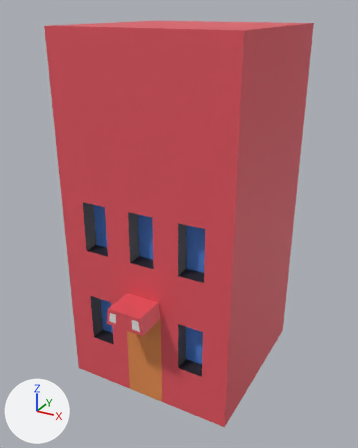
Before and after pictures for a commit that changed the Blender file Art/house.blend.
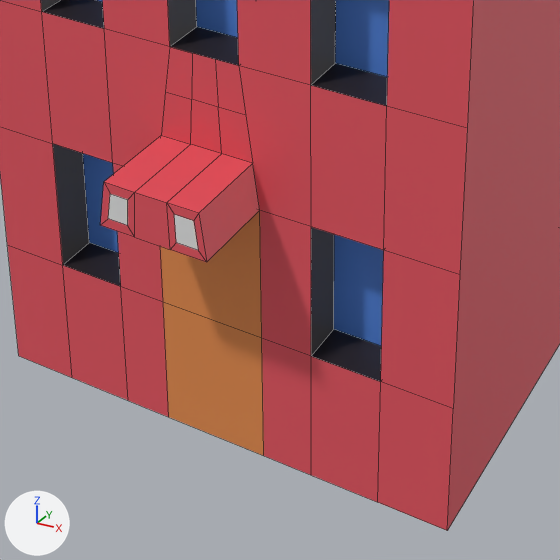
Each version appears first whole from a 50 mm lens placed at (12.57, -23.88, 20.84), pointed at (0.06, -1.12, 9.46), and next in a close-up on the part from 20% to 73% of the width and 55% to 98% of the height. The axes (+X, +Y, +Z) are drawn at lower left. The lights are the same throughout. The close-ups show mesh edges as thin lines.
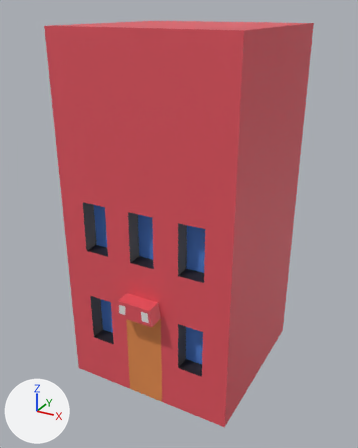
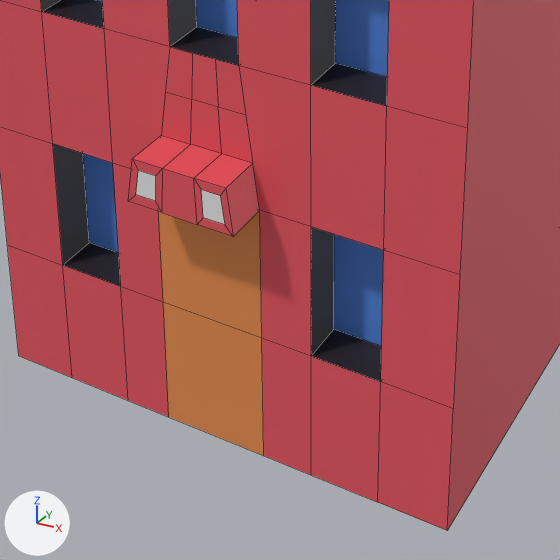
The change, as a diff of the scene's bpy script:
```diff
--- a/Art/house.blend.py
+++ b/Art/house.blend.py
@@ me_cube @@
 me_cube.from_pydata(...)  # 116 vertices, 98 faces; spans x -1.0..1.0, y -1.35..1.0, z -1.0..1.0
 # used by ob_cube; location = (0.0, 0.0, 10.0); scale = (5.0, 5.0, 10.0)
+# me_cube part 1: all 16 vertices in x -0.23..0.22, y -1.35, z -0.43..-0.33 are moved by (0.0, 0.17, 0.0)
 me_cube.materials.append(mat_wall)
```

What differs and where, as boxes (x1, y1, x2, y2) in the close-ups (560 x 560 px; the box of a moved part takes in the faces that stretch with it):
part 1 of me_cube, moved or reshaped: before (101, 135, 260, 262); after (129, 135, 260, 236)
